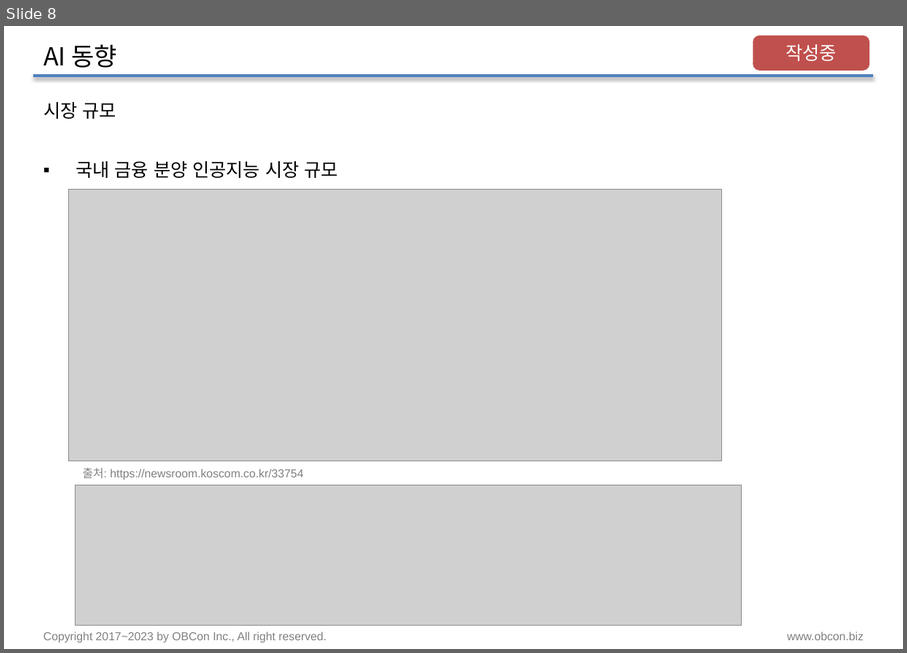
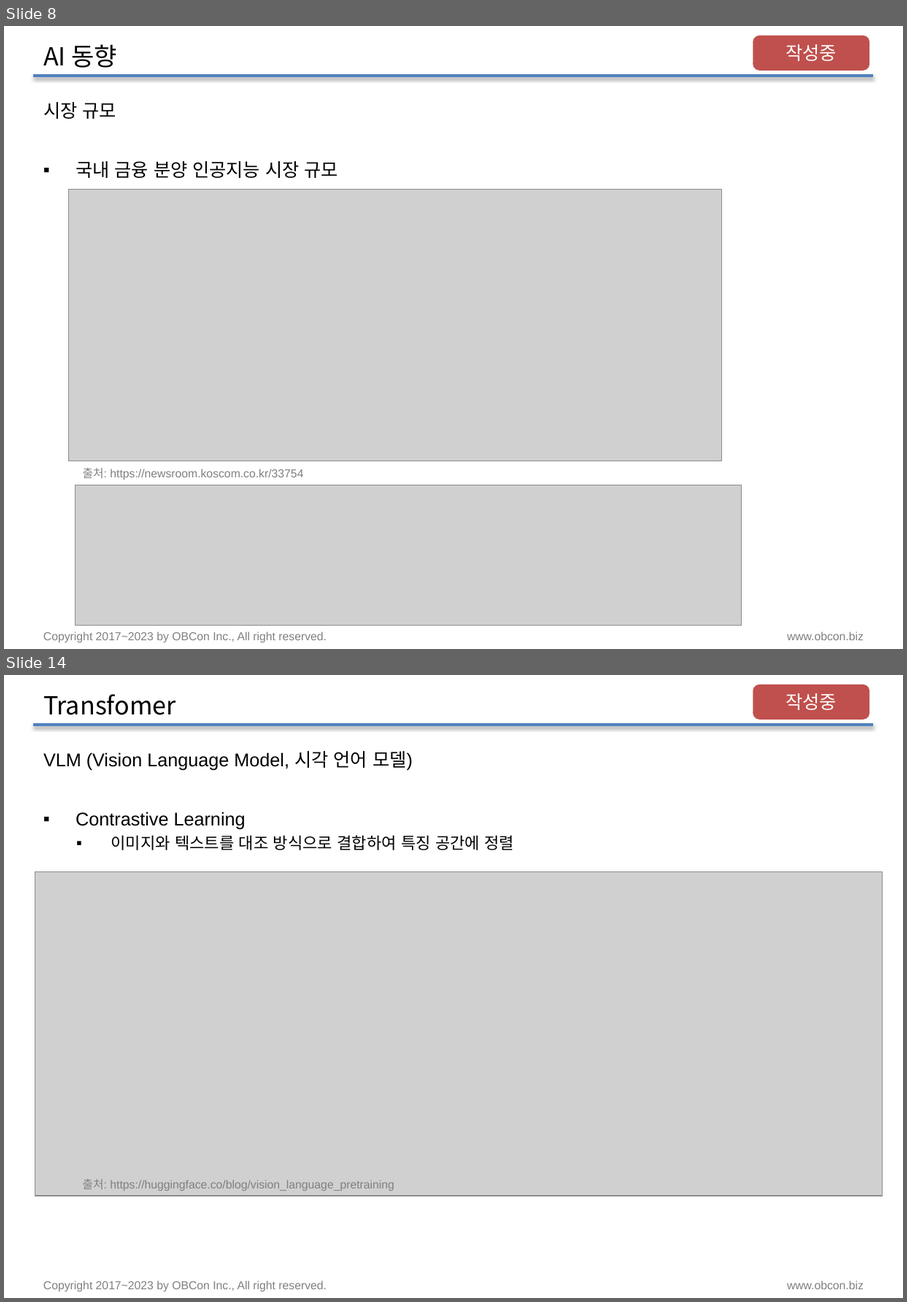
Before and after one commit to pnuskgh/EFriendExpert, a slide deck: laboratory/pnuskgh/docs/Deep_Learning_002.pptx. Shown one above the other, each under a label of ours: slide 8 before the commit, slides 8 and 14 after it; the slides between them are not shown. The pictures are 907x653 and 907x1302 pixels, drawn with LibreOffice and Linux fonts; fonts in the diff are those of the drawing; grey boxes stand for pictures. Boxes give left, top, right and bottom in pixels: in the first picture for what was removed or moved away, otherwise in the second. Text is boxed around its words. In the diff, an @@ line names an element or a change of style, - is before the commit and + after.

```diff
--- a/laboratory/pnuskgh/docs/Deep_Learning_002.pptx
+++ b/laboratory/pnuskgh/docs/Deep_Learning_002.pptx
@@ slide 14 added at bbox=[4, 675, 903, 1298], background #FFFFFF; not listed: 3 template elements that a slide beside it also shows @@
@@ title added at bbox=[43, 694, 176, 715], 21.6 pt, text #000000 @@
+Transfomer
@@ rounded rectangle added at bbox=[754, 686, 869, 718], fill #C0504D, outline #C0504D 2 pt, 16 pt, text #FFFFFF @@
+작성중
@@ text added at bbox=[43, 751, 413, 771], 16 pt, text #000000 @@
+VLM (Vision Language Model, 시각 언어 모델)
@@ text added at bbox=[76, 812, 514, 850], 14 pt, text #000000 @@
+▪ Contrastive Learning
+  ▪ 이미지와 텍스트를 대조 방식으로 결합하여 특징 공간에 정렬
@@ picture added at bbox=[35, 872, 884, 1195] @@
@@ text added at bbox=[83, 1179, 395, 1190], 10 pt, text #808080 @@
+출처: https://huggingface.co/blog/vision_language_pretraining
```
Also in this commit, not shown: 4 slides changed, 8 other slides added, 24 slides removed, 7 other files.
